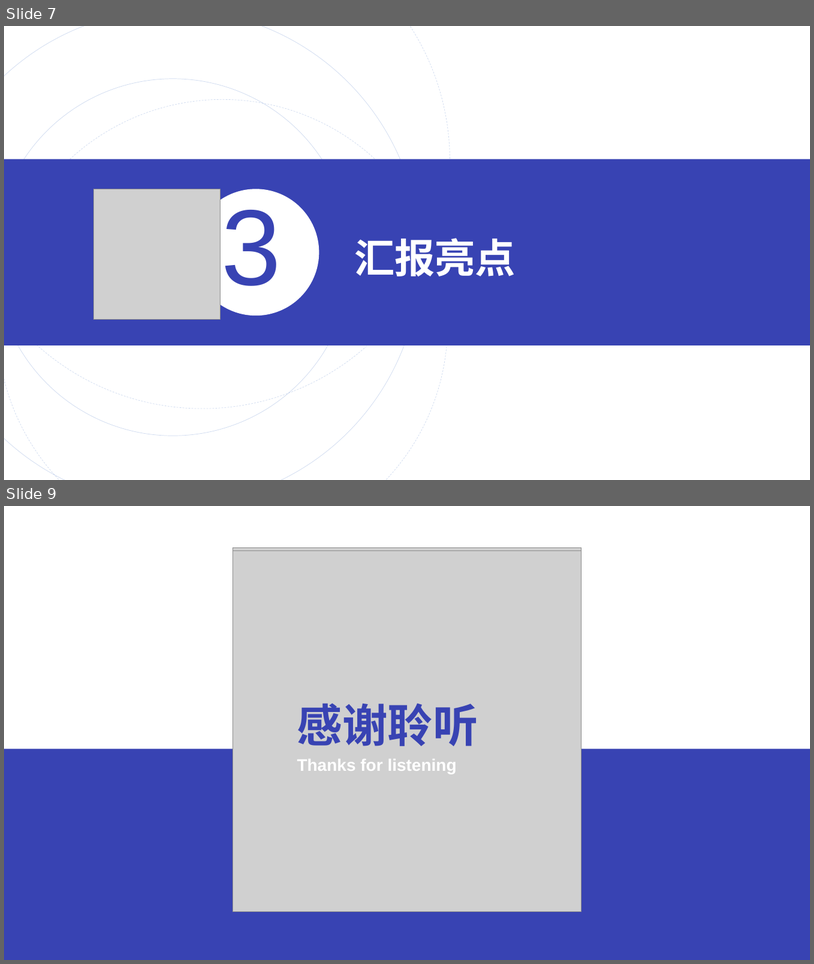
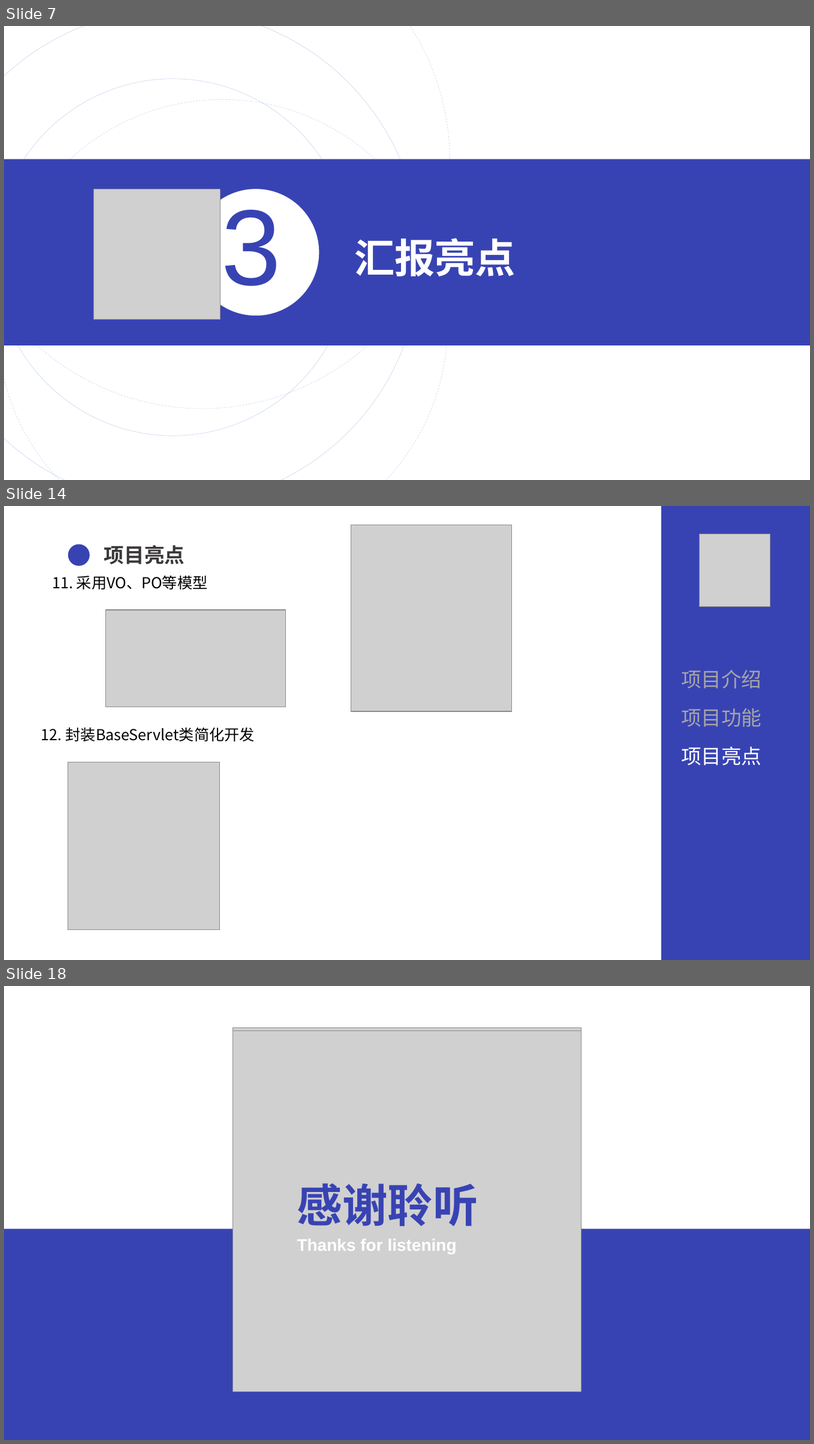
Before and after one commit to lldw05/QGAssessment2023Spring, a slide deck: Final/答辩PPT.pptx. Shown one above the other, each under a label of ours: slides 7 and 9 before the commit, slides 7, 14 and 18 after it; the slides between them are not shown. The pictures are 814x964 and 814x1444 pixels, drawn with LibreOffice and Linux fonts; fonts in the diff are those of the drawing; grey boxes stand for pictures. Boxes give left, top, right and bottom in pixels: in the first picture for what was removed or moved away, otherwise in the second. Text is boxed around its words. In the diff, an @@ line names an element or a change of style, - is before the commit and + after.

Commit message:
PPT+项目文档

```diff
--- a/Final/答辩PPT.pptx
+++ b/Final/答辩PPT.pptx
@@ slide 14 added at [4,506,810,960], background #FFFFFF @@
@@ rectangle added at [662,506,810,960], fill #3843B3 @@
@@ picture added at [351,525,512,711] @@
@@ picture added at [699,534,770,607] @@
@@ ellipse added at [68,544,90,566], fill #3843B3 @@
@@ text added at [104,545,185,564], 24 pt, text #3B3838, bold @@
+项目亮点
@@ text added at [52,575,208,589], 18 pt, text #000000 @@
+11. 采用VO、PO等模型
@@ picture added at [105,610,285,707] @@
@@ text added at [681,670,762,688], 24 pt, text #A6A6A6 @@
+项目介绍
@@ text added at [681,708,762,727], 24 pt, text #A6A6A6 @@
+项目功能
@@ text added at [41,727,255,741], 18 pt, text #000000 @@
+12. 封装BaseServlet类简化开发
@@ text added at [681,746,762,765], 24 pt, text #FFFFFF @@
+项目亮点
@@ picture added at [68,762,220,930] @@
@@ what was slide 9 is now slide 18 @@
```
Also in this commit, not shown: 3 slides changed, 8 other slides added, 1 other file.
